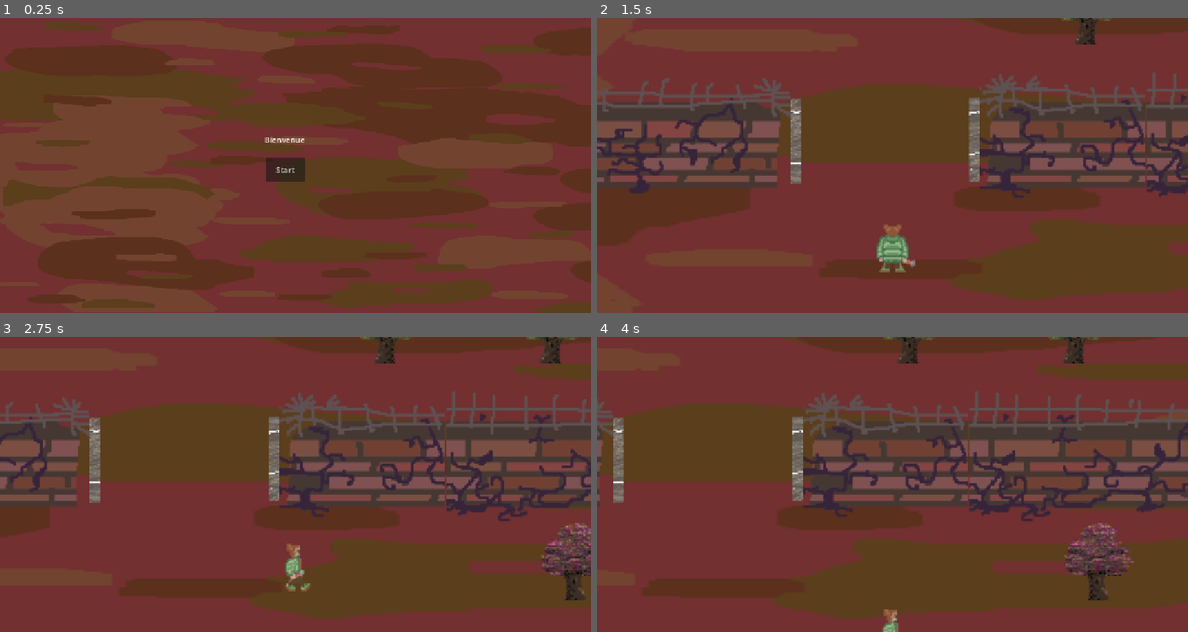
Above: before the commit, frames 1-4 (two rows, left to right).
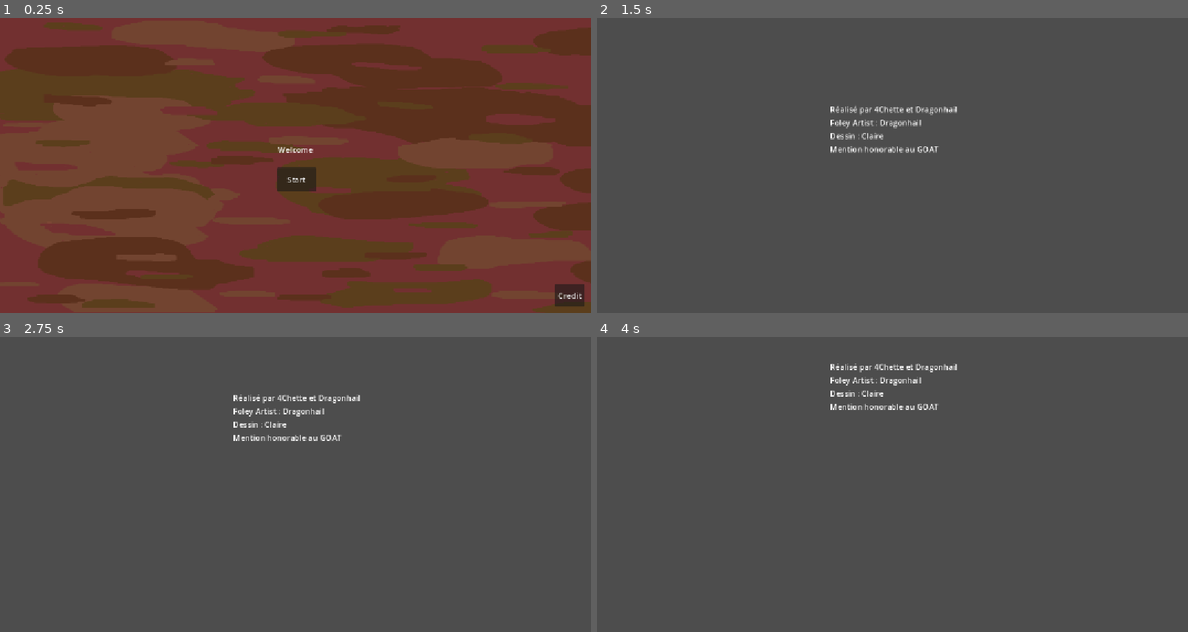
Above: after the commit, the same moments.

Repository: Hardy-Thomas/TheSereneGlade
Game: Godot game, scene res://title_scene.tscn
The game is run twice, just before and just after one commit, with the same random seed, the same clock (stepped at 60 frames per second) and the same inputs. This scene is started directly instead of the project's main scene.
Inputs (mouse positions are in pixels of both pictures, inside the frame that each line leads up to):
- Up to frame 1 (0.25 s): no input
- Up to frame 2 (1.5 s): click (1164, 295) at 0.5 s, where only the run after the commit has a clickable "Credit"; click (880, 168) at 1.25 s, where only the run before the commit has a clickable "Start"
- Up to frame 3 (2.75 s): tap Enter (ui_accept) at 2, 2.27 s; hold Right (move_right) from 2.03 s (still down)
- Up to frame 4 (4 s): release Right (move_right) at 2.78 s; hold Down (move_down) 2.78-3.53 s; tap Enter (ui_accept) at 3.02 s; hold Right (move_right) from 3.53 s (still down)

The runs differ from the first frame. In frame 1, 1.2% of the frame differs, in the area x 44-99%, y 40-98%; in frame 2, 96%, in the area x 0-100%, y 0-100%; in frame 3, 96%; in frame 4, 96%.

Commit message:
minor change

Diff:
--- /dev/null
+++ b/Credits.gd
@@ -0,0 +1,9 @@
+extends VBoxContainer
+
+var scroll_speed : float = 50.0
+
+func _process(delta):
+	position.y -= scroll_speed * delta
+
+	if position.y + size.y < 0:
+		get_tree().change_scene_to_file("res://title_scene.tscn")
--- a/canvas_layer.gd
+++ b/canvas_layer.gd
@@ -16,6 +16,7 @@
 	anim.play("fade_out")
 	await anim.animation_finished
 	get_tree().paused = false
+	SoundManager.play_sound("portail")
 	get_tree().change_scene_to_file(scene_path)
 
 	anim.play("fade_in")
--- /dev/null
+++ b/credits.tscn
@@ -0,0 +1,35 @@
+[gd_scene load_steps=2 format=3 uid="uid://llteu3gpnv5v"]
+
+[ext_resource type="Script" uid="uid://d4exp2lyu1wva" path="res://Credits.gd" id="1_nm7lk"]
+
+[node name="Credits" type="Control"]
+layout_mode = 3
+anchors_preset = 15
+anchor_right = 1.0
+anchor_bottom = 1.0
+grow_horizontal = 2
+grow_vertical = 2
+
+[node name="VBoxContainer" type="VBoxContainer" parent="."]
+layout_mode = 0
+offset_left = 473.0
+offset_top = 220.0
+offset_right = 732.0
+offset_bottom = 324.0
+script = ExtResource("1_nm7lk")
+
+[node name="Label" type="Label" parent="VBoxContainer"]
+layout_mode = 2
+text = "Réalisé par 4Chette et Dragonhail"
+
+[node name="Label2" type="Label" parent="VBoxContainer"]
+layout_mode = 2
+text = "Foley Artist : Dragonhail"
+
+[node name="Label3" type="Label" parent="VBoxContainer"]
+layout_mode = 2
+text = "Dessin : Claire"
+
+[node name="Label4" type="Label" parent="VBoxContainer"]
+layout_mode = 2
+text = "Mention honorable au GOAT"
--- /dev/null
+++ b/inventory.gd
@@ -0,0 +1,18 @@
+extends Node
+
+var inventory: Array = []
+
+func add_item(item_name: String):
+	if not has_item(item_name):
+		inventory.append(item_name)
+		print(item_name, " add to inventory")
+	else:
+		print(item_name, " already in inventory")
+
+func remove_item(item_name: String):
+	if has_item(item_name):
+		inventory.erase(item_name)
+		print(item_name, " out of inventory")
+
+func has_item(item_name: String) -> bool:
+	return item_name in inventory
--- /dev/null
+++ b/inventory.tscn
@@ -0,0 +1,6 @@
+[gd_scene load_steps=2 format=3 uid="uid://ce0xu46kowsnd"]
+
+[ext_resource type="Script" uid="uid://bsn1j6ll4g05b" path="res://inventory.gd" id="1_pohso"]
+
+[node name="Inventory" type="Node"]
+script = ExtResource("1_pohso")
--- /dev/null
+++ b/inventory_ui.gd
@@ -0,0 +1,28 @@
+extends CanvasLayer
+
+@onready var item_list = $Panel/VBoxContainer
+var is_open = false
+
+func _ready():
+	hide()
+
+func _process(delta):
+	if Input.is_action_just_pressed("ui_inventory"):
+		toggle_inventory()
+
+func toggle_inventory():
+	is_open = !is_open
+	if is_open:
+		show()
+		update_inventory()
+	else:
+		hide()
+
+func update_inventory():
+	for child in item_list.get_children():
+		child.queue_free()
+
+	for item_name in Inventory.inventory:
+		var label = Label.new()
+		label.text = item_name
+		item_list.add_child(label)
--- /dev/null
+++ b/inventory_ui.tscn
@@ -0,0 +1,15 @@
+[gd_scene load_steps=2 format=3 uid="uid://df7dtorljgf4p"]
+
+[ext_resource type="Script" uid="uid://n2k4wsfc3mr5" path="res://inventory_ui.gd" id="1_5v8q7"]
+
+[node name="InventoryUI" type="CanvasLayer"]
+script = ExtResource("1_5v8q7")
+
+[node name="Panel" type="Panel" parent="."]
+offset_right = 40.0
+offset_bottom = 40.0
+
+[node name="VBoxContainer" type="VBoxContainer" parent="Panel"]
+layout_mode = 0
+offset_right = 40.0
+offset_bottom = 40.0
--- a/player.gd
+++ b/player.gd
@@ -14,12 +14,16 @@
 
 	# --- Déplacements ---
 	if Input.is_action_pressed("move_right"):
+		SoundManager.play_sound("walk")
 		velocity.x += 1
 	if Input.is_action_pressed("move_left"):
+		SoundManager.play_sound("walk")
 		velocity.x -= 1
 	if Input.is_action_pressed("move_down"):
+		SoundManager.play_sound("walk")
 		velocity.y += 1
 	if Input.is_action_pressed("move_up"):
+		SoundManager.play_sound("walk")
 		velocity.y -= 1
 
 	# --- Normalisation et mouvement ---
--- a/project.godot
+++ b/project.godot
@@ -14,6 +14,12 @@
 run/main_scene="uid://7q4tqo0mblic"
 config/features=PackedStringArray("4.5", "Forward Plus")
 config/icon="res://icon.svg"
+
+[autoload]
+
+InventoryUi="*res://inventory_ui.tscn"
+SoundManager="*res://sound_manager.tscn"
+Inventory="*res://inventory.tscn"
 
 [display]
 
@@ -50,3 +56,8 @@
 , Object(InputEventKey,"resource_local_to_scene":false,"resource_name":"","device":0,"window_id":0,"alt_pressed":false,"shift_pressed":false,"ctrl_pressed":false,"meta_pressed":false,"pressed":false,"keycode":0,"physical_keycode":87,"key_label":0,"unicode":0,"location":0,"echo":false,"script":null)
 ]
 }
+ui_inventory={
+"deadzone": 0.2,
+"events": [Object(InputEventKey,"resource_local_to_scene":false,"resource_name":"","device":-1,"window_id":0,"alt_pressed":false,"shift_pressed":false,"ctrl_pressed":false,"meta_pressed":false,"pressed":false,"keycode":69,"physical_keycode":0,"key_label":0,"unicode":101,"location":0,"echo":false,"script":null)
+]
+}
--- /dev/null
+++ b/sound_manager.gd
@@ -0,0 +1,24 @@
+extends Node
+
+var sounds: Dictionary = {}
+
+var operator: AudioStreamPlayer
+
+func _ready():
+	operator = AudioStreamPlayer.new()
+	add_child(operator)
+
+	sounds["walk"] = load("res://ART/Sounds/step.wav")
+	sounds["portail"] = load("res://ART/Sounds/transport.wav")
+
+func play_sound(name: String, pitch_randomize := true):
+	if not sounds.has(name):
+		push_warning("song unknown : "+ name)
+		return
+
+	operator.stream = sounds[name]
+	if pitch_randomize:
+		operator.pitch_scale = randf_range(0.9,1.1)
+	else:
+		operator.pitch_scale = 1.0
+	operator.play()
--- /dev/null
+++ b/sound_manager.tscn
@@ -0,0 +1,6 @@
+[gd_scene load_steps=2 format=3 uid="uid://b4ebcxkft3sf7"]
+
+[ext_resource type="Script" uid="uid://clliok8vx1e57" path="res://sound_manager.gd" id="1_g5net"]
+
+[node name="SoundManager" type="Node"]
+script = ExtResource("1_g5net")
--- a/title_scene.gd
+++ b/title_scene.gd
@@ -3,3 +3,7 @@
 
 func _on_button_pressed() -> void:
 	get_tree().change_scene_to_file("res://main.tscn")
+
+
+func _on_button_2_pressed() -> void:
+	get_tree().change_scene_to_file("res://credits.tscn")
--- a/title_scene.tscn
+++ b/title_scene.tscn
@@ -12,21 +12,30 @@
 
 [node name="Label" type="Label" parent="CanvasLayer"]
 top_level = true
-offset_left = 537.0
-offset_top = 236.0
-offset_right = 625.0
-offset_bottom = 263.0
-text = "Bienvenue"
+anchors_preset = -1
+anchor_right = -0.013333334
+offset_left = 580.0
+offset_top = 256.0
+offset_right = 668.0
+offset_bottom = 283.0
+text = "Welcome"
 metadata/_edit_use_anchors_ = true
 
 [node name="Button" type="Button" parent="CanvasLayer"]
 top_level = true
-offset_left = 539.0
-offset_top = 284.0
-offset_right = 620.0
-offset_bottom = 333.0
+offset_left = 562.0
+offset_top = 304.0
+offset_right = 643.0
+offset_bottom = 353.0
 text = "Start"
 metadata/_edit_use_anchors_ = true
+
+[node name="Button2" type="Button" parent="CanvasLayer"]
+offset_left = 1126.0
+offset_top = 541.0
+offset_right = 1187.0
+offset_bottom = 587.0
+text = "Credit"
 
 [node name="Sprite0" type="Sprite2D" parent="."]
 position = Vector2(60000000, 30000002)
@@ -34,3 +43,4 @@
 texture = ExtResource("2_176dl")
 
 [connection signal="pressed" from="CanvasLayer/Button" to="." method="_on_button_pressed"]
+[connection signal="pressed" from="CanvasLayer/Button2" to="." method="_on_button_2_pressed"]
Not shown, added: ART/Sounds/step.wav.import
Not shown, added: ART/Sounds/transport.wav.import
Not shown, added: Credits.gd.uid
Not shown, added: inventory.gd.uid
Not shown, added: inventory_ui.gd.uid
Not shown, added: sound_manager.gd.uid
Not shown, added: ART/Sounds/step.wav
Not shown, added: ART/Sounds/transport.wav
Not shown, added: credits.tscn20443471803.tmp
Not shown, added: credits.tscn20495315596.tmp
Not shown, added: credits.tscn20500185724.tmp
Not shown, added: credits.tscn20592733107.tmp
